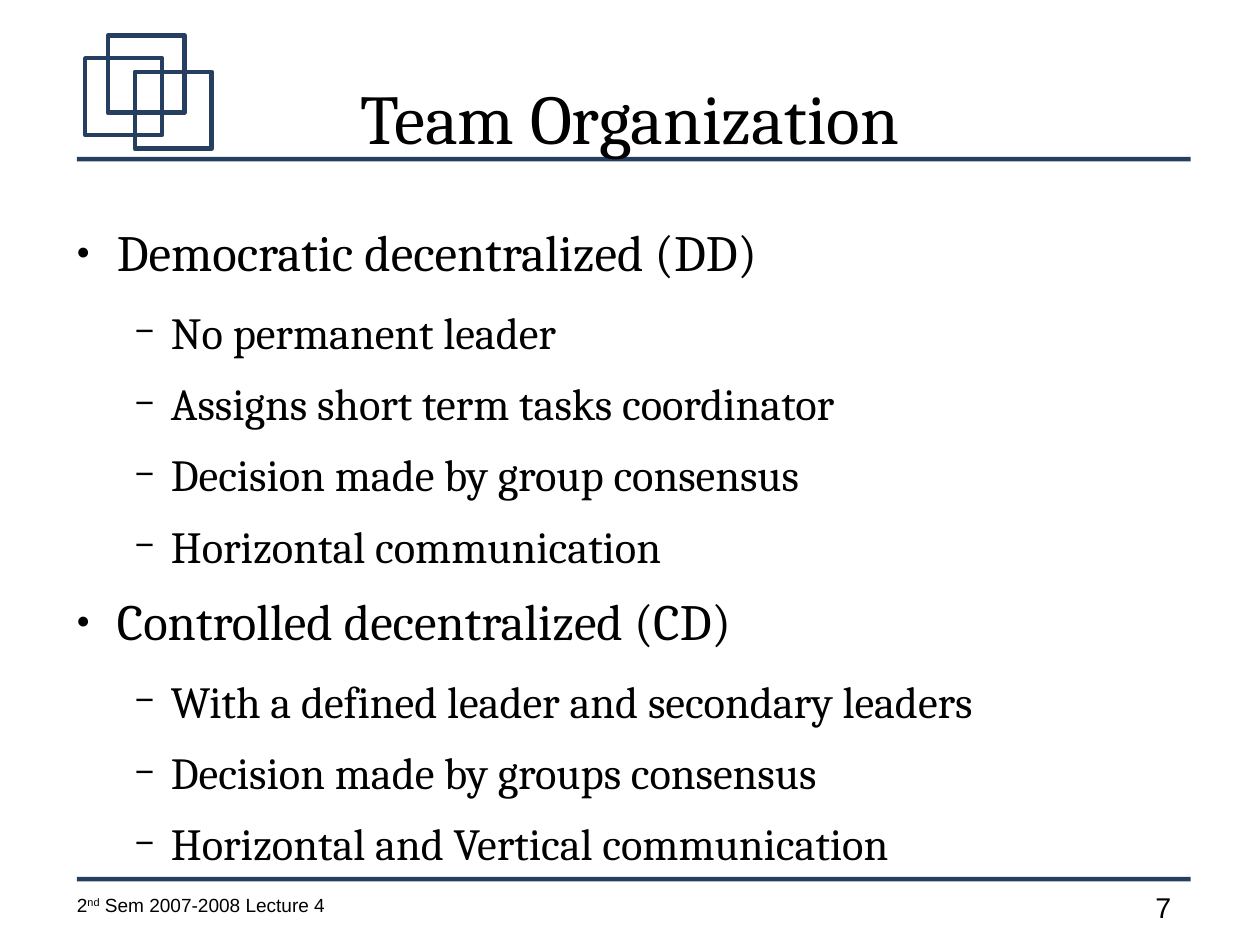
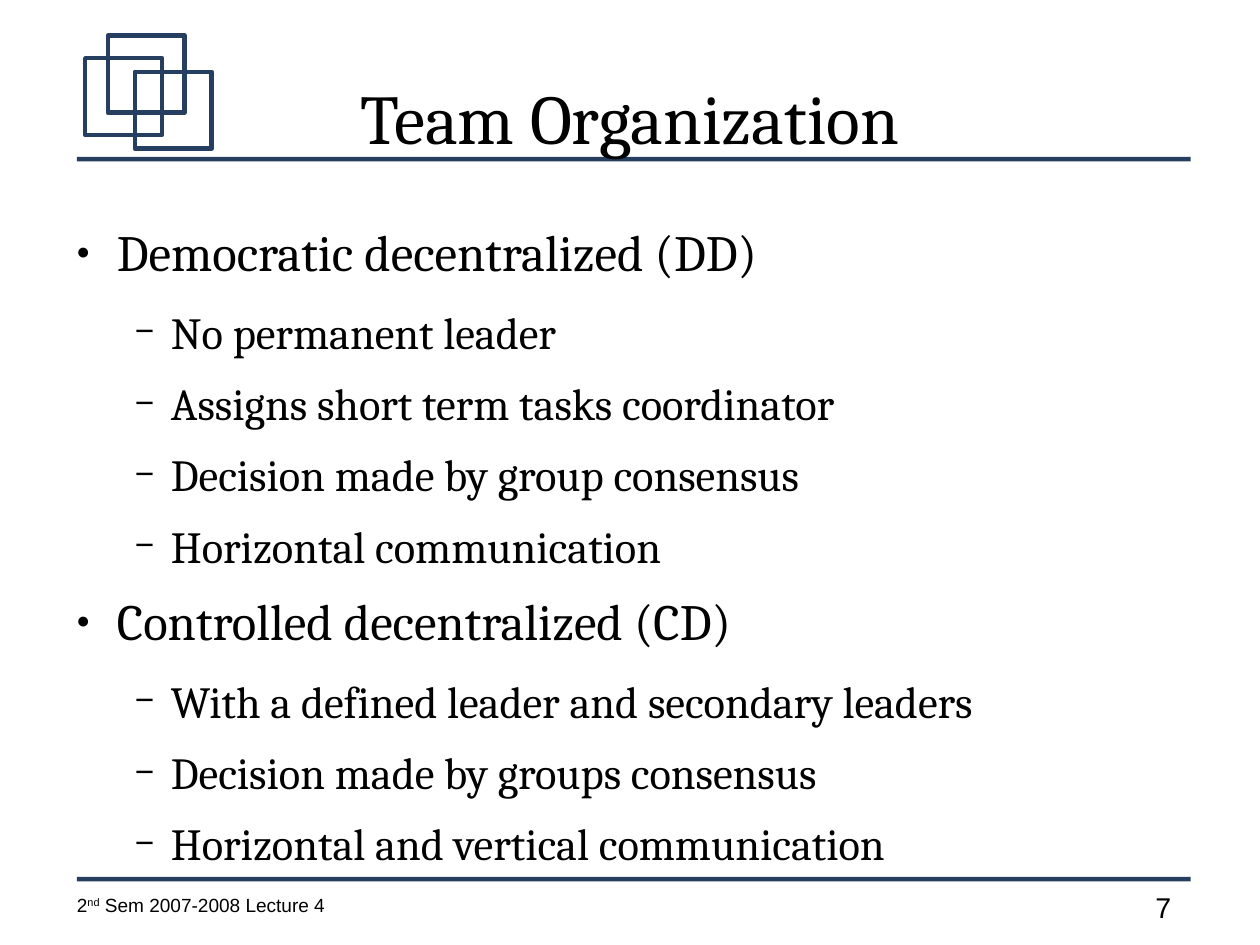
Before and after one commit to jachermocilla/jach-homepage, a slide deck: slide 7 of CMSC128-2nd-Sem-2007-L4.odp. Drawn at 1260x945 pixels with LibreOffice and Linux fonts; fonts in the diff are those of the drawing. Boxes give left, top, right and bottom in pixels: in the first picture for what was removed or moved away, otherwise in the second. Text is boxed around its words. In the diff, an @@ line names an element or a change of style, - is before the commit and + after.

```diff
--- a/CMSC128-2nd-Sem-2007-L4.odp
+++ b/CMSC128-2nd-Sem-2007-L4.odp
@@ text at <box>171,829,885,861</box>: text changed @@
-  − Horizontal and Vertical communication
+  − Horizontal and vertical communication
```
Also in this commit, not shown: 9 other slides changed, 9 slides added, 1 slide removed.
